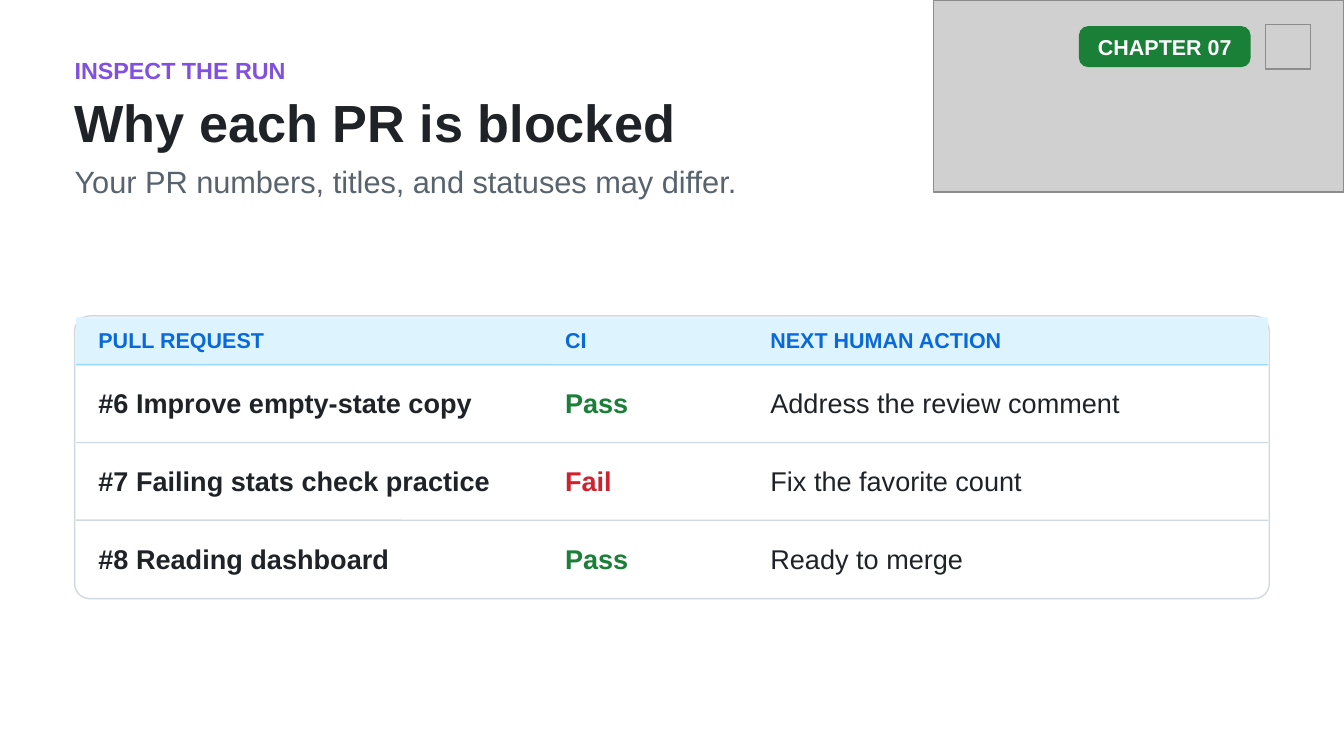
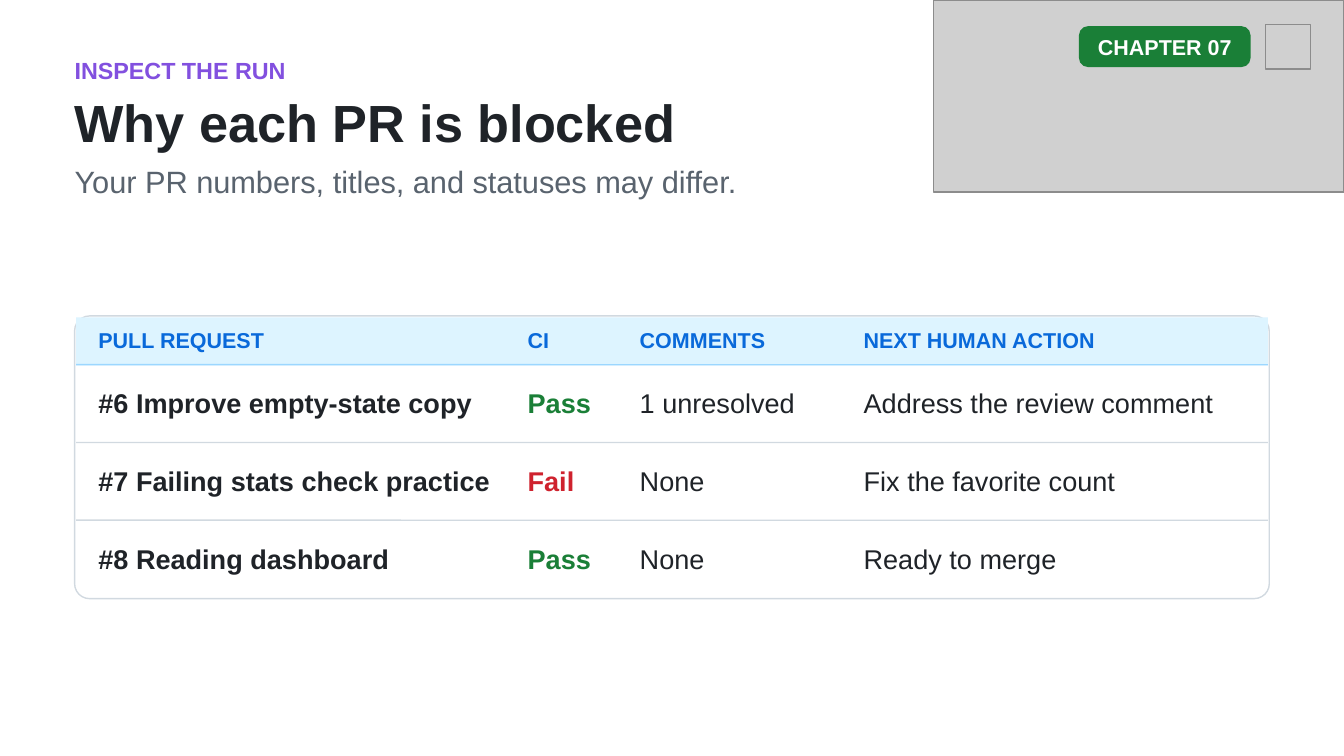
Before and after one commit to github/copilot-app-for-beginners, a slide deck: slide 9 of slides/07-automations.pptx. Drawn at 1344x756 pixels with LibreOffice and Linux fonts; fonts in the diff are those of the drawing; grey boxes stand for pictures. Boxes give left, top, right and bottom in pixels: in the first picture for what was removed or moved away, otherwise in the second. Text is boxed around its words. In the diff, an @@ line names an element or a change of style, - is before the commit and + after.

```diff
--- a/slides/07-automations.pptx
+++ b/slides/07-automations.pptx
@@ text "CI": place and size @@
-text "CI" at (565, 333, 586, 348)
+text "CI" at (528, 333, 549, 348)
@@ text "NEXT HUMAN ACTION": place and size @@
-text "NEXT HUMAN ACTION" at (770, 333, 1001, 348)
+text "NEXT HUMAN ACTION" at (864, 333, 1094, 348)
@@ text added at (640, 333, 765, 348), 11.5 pt, text #0969DA, bold @@
+COMMENTS
@@ text "Pass": place and size @@
-text "Pass" at (565, 394, 628, 414)
+text "Pass" at (528, 394, 591, 414)
@@ text "Address the review comment": place and size @@
-text "Address the review comment" at (770, 393, 1119, 414)
+text "Address the review comment" at (864, 393, 1212, 414)
@@ text added at (640, 393, 794, 414), 14.5 pt, text #1F2328 @@
+1 unresolved
@@ text "Fail": place and size @@
-text "Fail" at (565, 471, 612, 492)
+text "Fail" at (528, 471, 575, 492)
@@ text added at (640, 472, 705, 492), 14.5 pt, text #1F2328 @@
+None
@@ text "Fix the favorite count": place and size @@
-text "Fix the favorite count" at (770, 471, 1021, 492)
+text "Fix the favorite count" at (864, 471, 1115, 492)
@@ text "Pass": place and size @@
-text "Pass" at (565, 550, 628, 570)
+text "Pass" at (528, 550, 591, 570)
@@ text added at (640, 550, 705, 570), 14.5 pt, text #1F2328 @@
+None
@@ text "Ready to merge": place and size @@
-text "Ready to merge" at (770, 549, 963, 574)
+text "Ready to merge" at (864, 549, 1057, 574)
```
Also in this commit, not shown: 7 other slides changed, 1 slide added, 7 other files.
